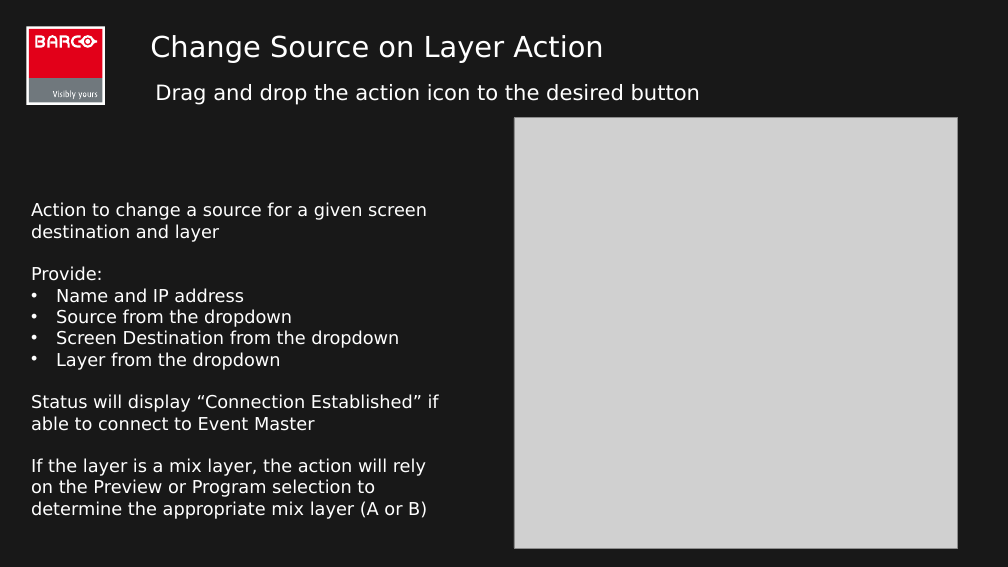
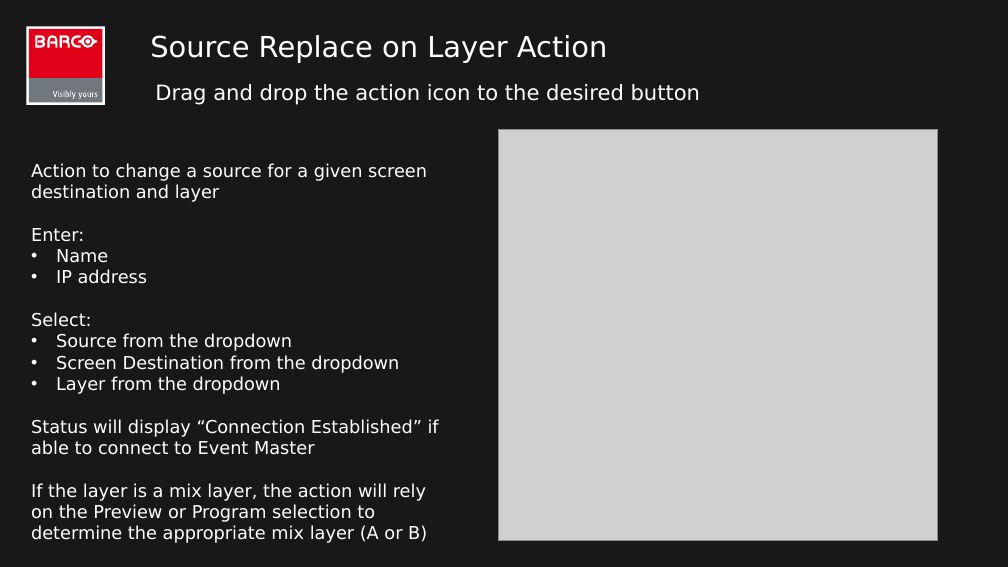
Before and after one commit to robbie78669/streamdeck-eventmaster, a slide deck: slide 10 of Stream Deck for Event Master v2.1.pptx. Drawn at 1008x567 pixels with LibreOffice and Linux fonts; fonts in the diff are those of the drawing; grey boxes stand for pictures. Boxes give left, top, right and bottom in pixels: in the first picture for what was removed or moved away, otherwise in the second. Text is boxed around its words. In the diff, an @@ line names an element or a change of style, - is before the commit and + after.

Commit message:
v2.3 commit
bug fixes :
1. >2 destinations would get into nested loop (for loop using same index i)
2. Quick pressing action would create willdisappear message with null settings

```diff
--- a/Stream Deck for Event Master v2.1.pptx
+++ b/Stream Deck for Event Master v2.1.pptx
@@ title at (150,35,607,63): text changed @@
-Change Source on Layer Action
+Source Replace on Layer Action
@@ picture: place and size @@
-picture at (514,118,958,548)
+picture at (499,129,938,540)
@@ text "Action to change a source ...": place and size @@
-text "Action to change a source ..." at (31,202,439,519)
+text "Action to change a source ..." at (31,163,439,543)
@@ text at (31,228,148,327): text changed @@
-Provide:
-• Name and IP address
+Enter:
+• Name
+• IP address
+Select:
```
Also in this commit, not shown: 6 other slides changed, 3 other files.
